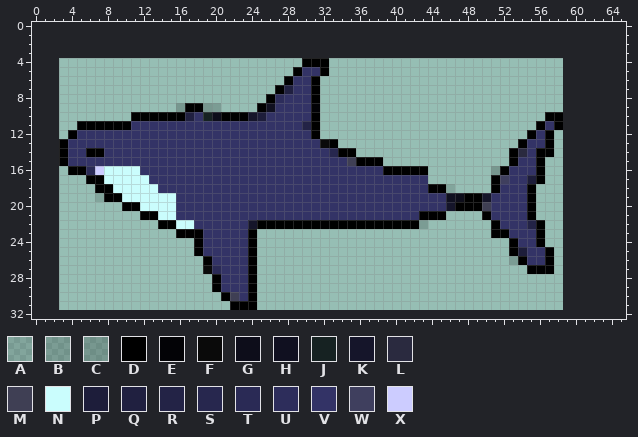
Sprite sheet: Videojuego.gmx/sprites/images/spr_shark_0.png. The picture above was drawn from the file before the commit.
The file is 56x28 pixels. Pixels under 10% opacity are left out. Colours within 5 levels of each other are drawn and written as one. The old version is drawn lined up with the new one, on the new canvas.
Palette (. is transparent): A #00000022  B #0000002e  C #00000034  D #000000  E #030306  F #0a0a0a  G #0d0d1a  H #101020  J #162222  K #15152a  L #2a2a3f  M #3f3f54  N #cafdfd  P #1d1d3a  Q #202040  R #232346  S #27274e  T #2a2a55  U #2d2d5b  V #333366  W #3f3f5e  X #ccccff
Pixels before, first column x 3:
 4 ...........................DDD..........................
 5 ..........................DVVD..........................
 6 .........................DVVD...........................
 7 ........................DQVVD...........................
 8 .......................DUVVVD...........................
 9 .............CDDCB....DHVVVVE...........................
10 ........DDDDDDQVJGDDDKPVVVVVD.........................DD
11 ..DDDDDDVVVVVVVVVVVVVVVVVVVRD........................DVD
12 .DVVVVVVVVVVVVVVVVVVVVVVVVVVD.......................DVD.
13 DVVVVVVVVVVVVVVVVVVVVVVVVVVVVFD....................DVVD.
14 DVVDDVVVVVVVVVVVVVVVVVVVVVVVVVSDD.................DLVDD.
15 DVVVVVVVVVVVVVVVVVVVVVVVVVVVVVVVMDDD..............DVVD..
16 .DDTXNNNNVVVVVVVVVVVVVVVVVVVVVVVVVVVDDDDD.......CDVVVD..
17 ...DDNNNNNVVVVVVVVVVVVVVVVVVVVVVVVVVVVVVV.......DWVVPD..
18 ....DDNNNNNVVVVVVVVVVVVVVVVVVVVVVVVVVVVVVDDA....DVVVD...
19 ....ADDNNNNNNVVVVVVVVVVVVVVVVVVVVVVVVVVVVVVHGDDKVVVVD...
20 .......DDNNNNVVVVVVVVVVVVVVVVVVVVVVVVVVVVVVKDDDMVVVVD...
21 .........DDNNVVVVVVVVVVVVVVVVVVVVVVVVVVVDDD....DVVVVD...
22 ...........DDNNVVVVVVKDDDDDDDDDDDDDDDDDDB.......DVVVRD..
23 .............DDDVVVVVD..........................DDVVVD..
24 ...............DVVVVVD............................DVVD..
25 ...............DVVVVVD............................DPVVD.
26 ................DVVVVD............................BDVVD.
27 ................FTVVVD..............................DDD.
28 .................DVVVD..................................
29 .................DVVVD..................................
30 ..................DMVD..................................
31 ...................DDD..................................
The result:
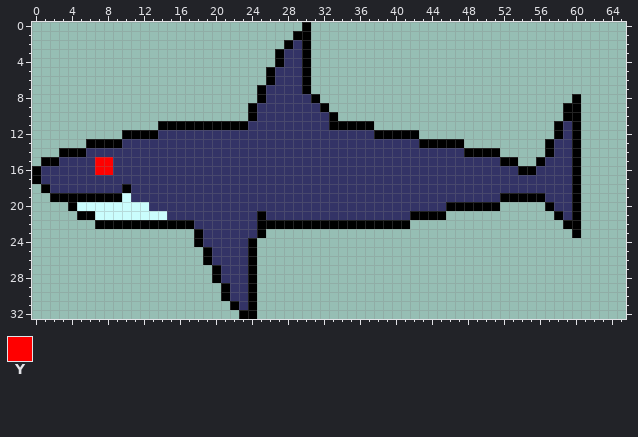
Colours new in this view: Y #ff0000
The exact change:
canvas 56x28 -> 66x33, the old top-left corner now at 3,4
Changed rows in their new state; - is an unchanged pixel.
first column x 0:
 0 ------------------------------D------------------------------
 1 -----------------------------DD------------------------------
 2 ----------------------------DVD------------------------------
 3 ---------------------------DVVD------------------------------
 4 ---------------------------DVV-..----------------------------
 5 --------------------------DVVVD..----------------------------
 6 --------------------------DVV-D.-----------------------------
 7 -------------------------DVVV-D.-----------------------------
 8 -------------------------DVV--------------------------------D
 9 ----------------.....---DVV----VD--------------------------DD
10 -----------.............DV-----VVD-----------------------..DD
11 -----.........DDDDDDDDDD------VVVDDDDD------------------..-VD
12 ----......DDDD-----------------VVVVVVVDDDDD------------...DVD
13 ---...DDDD----------------------VVVVVVVVVVVDDDDD------...-VVD
14 ----DDVV-------------------------VVVVVVVVVVVVVVVDDDD-....-VVD
15 -DDV---YY--------------------------VVVVVVVVVVVVVVVVVD-..-VVVD
16 DVVVVVVYYVVV---------------------------VVVVVVVVVVVVVV-DDVVVVD
17 DVVVVVVVVVVVV-------------------------------VVVVVVVVV--VVVVVD
18 -DVVVVVVVVDVVV------------------------------VVVVVVVV---VVVVVD
19 --DDDDDD---VVVVV------------------------------VVVVV-DDD-DVVVD
20 ----DNNNNNNN-VVV------------------------------D---DD....-DVVD
21 -----DDNNNNNNN-V---------D----------------D-------......--DVD
22 -------DDDDDDD--DD------V-----------------..-------......--DD
23 ----------------..------VD-------------------------......---D
24 -----------------------------------------------------....----
25 ------------------.D---------------------------------.....---
26 -----------------------------------------------------.....---
27 -------------------.D----------------------------------...---
29 --------------------.D---------------------------------------
30 ----------------------V--------------------------------------
31 -----------------------V-------------------------------------
32 -----------------------DD------------------------------------
Where, in picture pixels (left, top, right, bottom), the same in both pictures:
changed: (32, 22, 581, 319)
